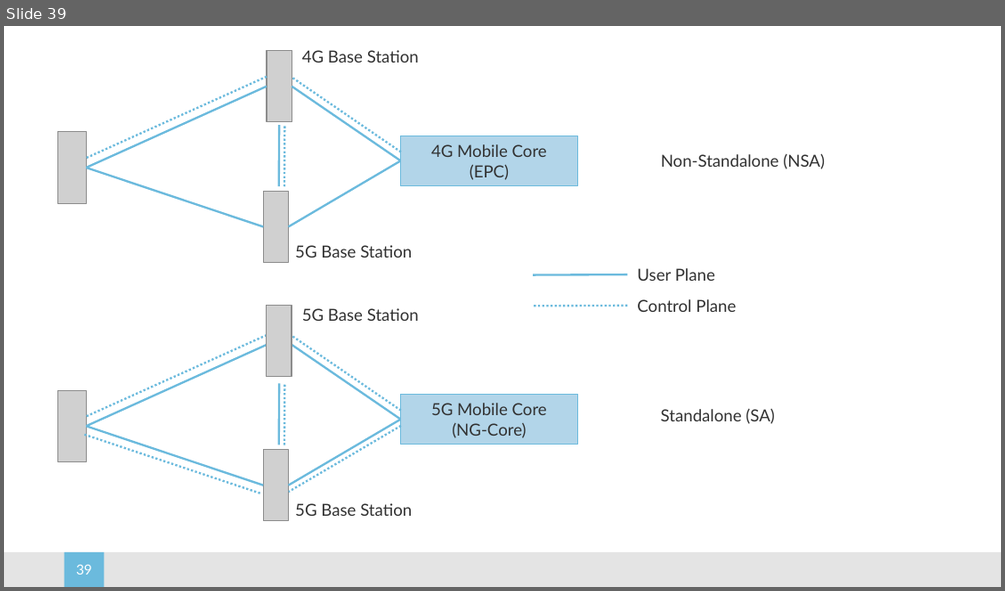
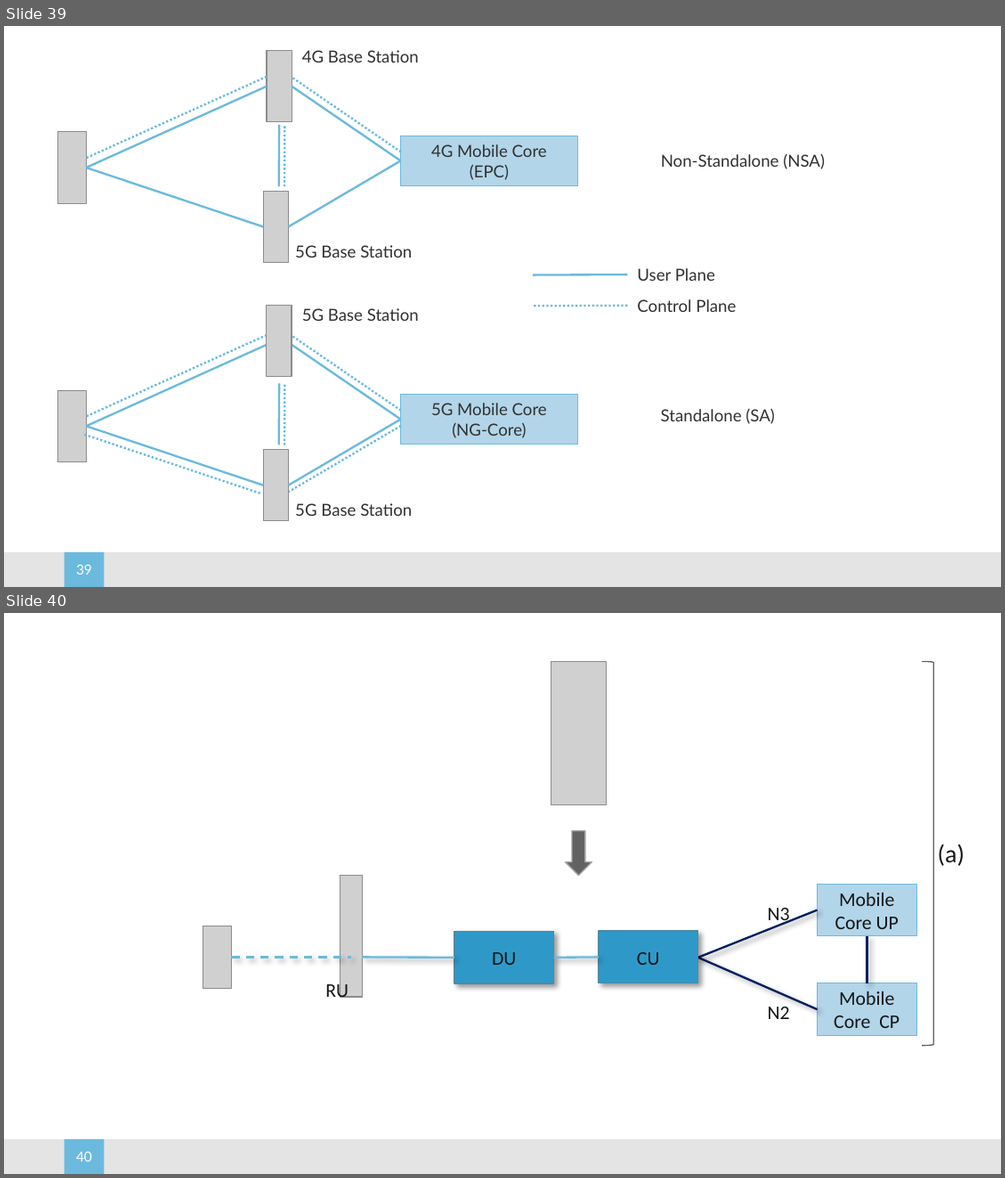
Before and after one commit to SystemsApproach/5G, a slide deck: figures.pptx. Shown one above the other, each under a label of ours: slide 39 before the commit, slides 39 and 40 after it. The pictures are 1005x591 and 1005x1178 pixels, drawn with LibreOffice and Linux fonts; fonts in the diff are those of the drawing; grey boxes stand for pictures; background and template pictures are left out. Boxes give left, top, right and bottom in pixels: in the first picture for what was removed or moved away, otherwise in the second. Text is boxed around its words. In the diff, an @@ line names an element or a change of style, - is before the commit and + after.

```diff
--- a/figures.pptx
+++ b/figures.pptx
@@ slide 40 added at [4,613,1001,1174], background #FFFFFF; not listed: 2 template elements that a slide beside it also shows @@
@@ picture added at [551,662,606,805] @@
@@ right bracket added at [922,662,934,1046], outline #626262 0.85 pt @@
@@ down arrow added at [566,830,592,876], fill #626262, outline #A2A2A2 0.85 pt @@
@@ text added at [938,844,964,866], 18 pt, text #161616 @@
+(a)
@@ picture added at [340,876,362,997] @@
@@ rectangle added at [817,884,917,936], fill #B2D5EA, outline #6BBADD 0.75 pt, 14 pt, text #161616 @@
+Mobile Core UP
@@ picture added at [203,926,231,988] @@
@@ rectangle added at [454,931,554,983], fill #2E99C8, outline #4F8AA3 0.85 pt, 14 pt, text #161616 @@
+DU
@@ rectangle added at [599,931,698,983], fill #2E99C8, outline #4F8AA3 0.85 pt, 14 pt, text #161616 @@
+CU
@@ line added from (698, 957) to (817, 910), #002060 1.5 pt @@
@@ text added at [768,908,790,925], 14 pt, text #161616 @@
+N3
@@ line added from (231, 957) to (351, 957), #6BBADD 1.5 pt dashed @@
@@ line added from (362, 957) to (454, 957), #6BBADD 1.5 pt @@
@@ line added from (553, 957) to (599, 957), #6BBADD 1.5 pt @@
@@ line added from (698, 957) to (817, 1009), #002060 1.5 pt @@
@@ line added from (867, 983) to (867, 936), #002060 1.5 pt @@
@@ text added at [325,981,348,997], 14 pt, text #161616 @@
+RU
@@ rectangle added at [817,983,917,1035], fill #B2D5EA, outline #6BBADD 0.75 pt, 14 pt, text #161616 @@
+Mobile Core CP
@@ text added at [768,1006,790,1019], 14 pt, text #161616 @@
+N2
```
Also in this commit, not shown: 2 other slides added, 6 other files.
